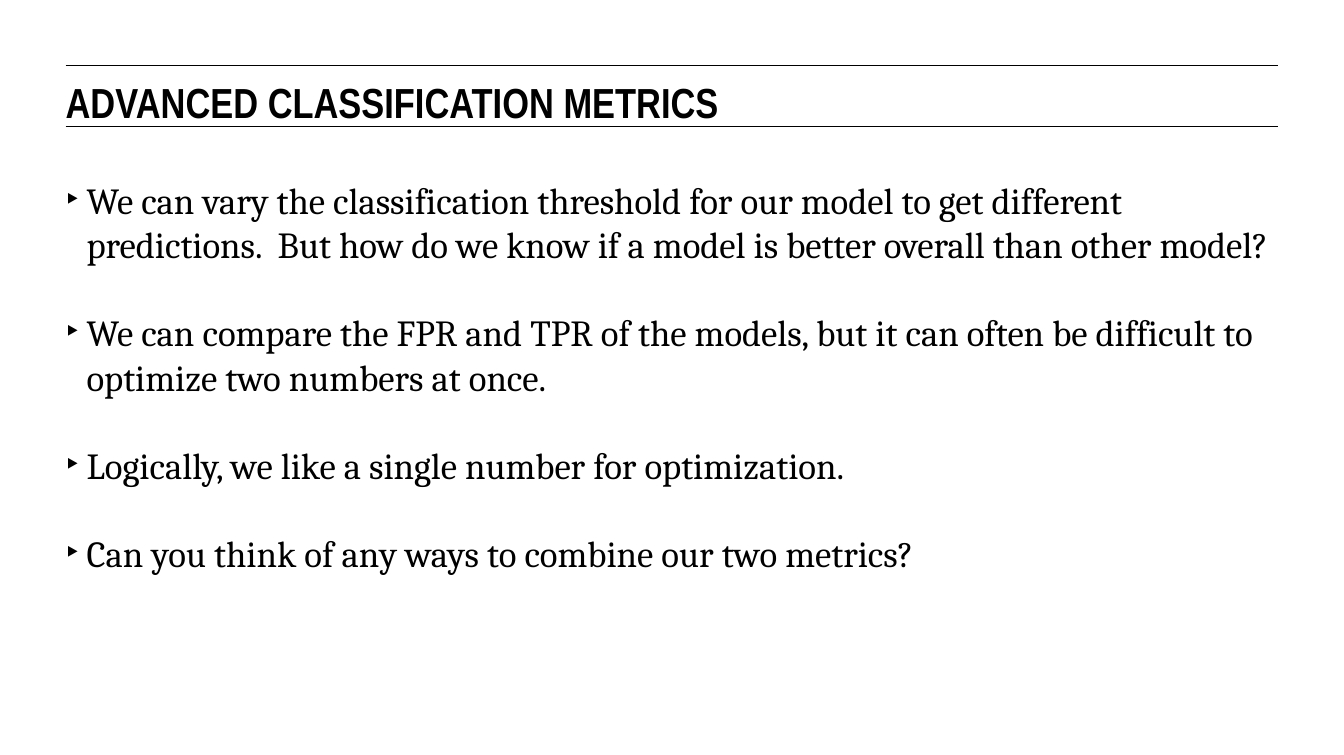
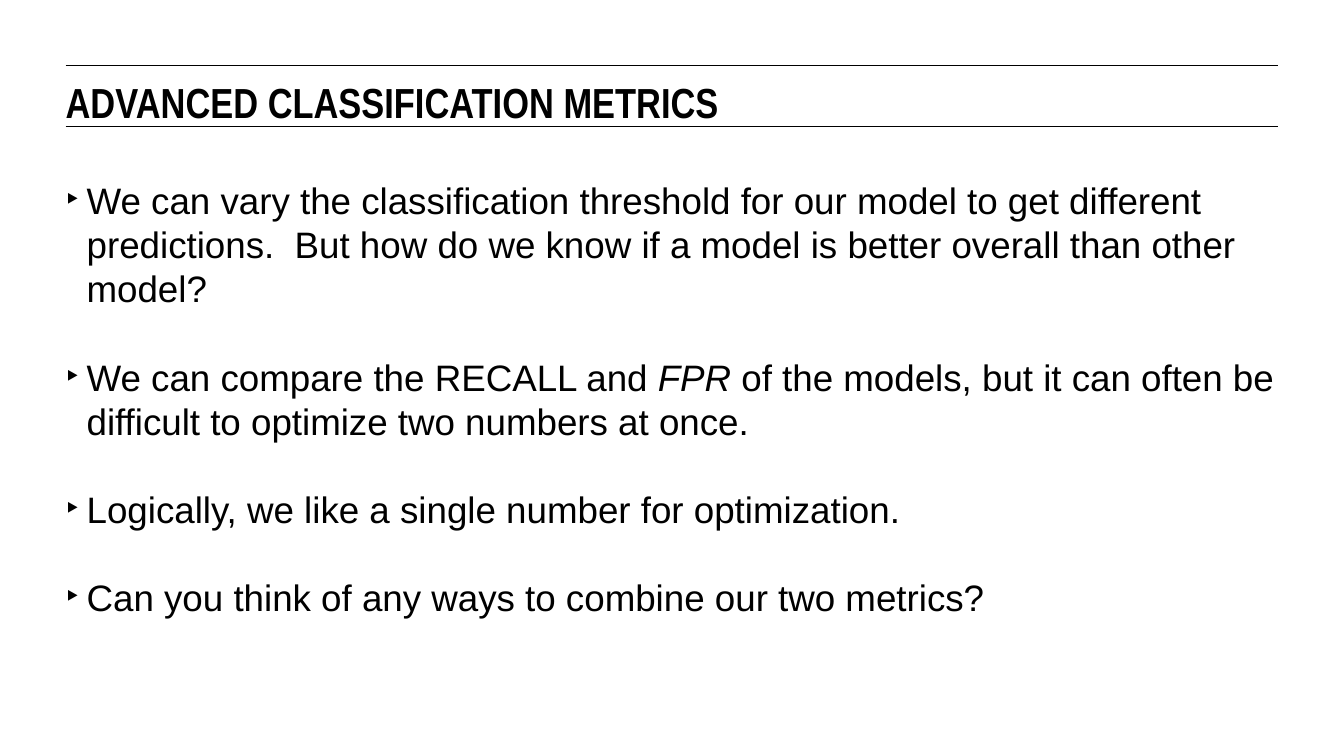
Before and after one commit to matanefron/data-sets, a slide deck: slide 36 of lessons/lesson-9/09-intro-to-logistic-regression.pptx (slide 45 before the commit). Drawn at 1344x755 pixels with LibreOffice and Linux fonts; fonts in the diff are those of the drawing. Boxes give left, top, right and bottom in pixels: in the first picture for what was removed or moved away, otherwise in the second. Text is boxed around its words. In the diff, an @@ line names an element or a change of style, - is before the commit and + after.

```diff
--- a/lessons/lesson-9/09-intro-to-logistic-regression.pptx
+++ b/lessons/lesson-9/09-intro-to-logistic-regression.pptx
@@ text at bbox=[87, 187, 1236, 619]: font Cambria to Arial in "We can vary the classification threshold for ...", "Logically, we like a single number for ...", "Can you think of any ways to ..." @@
@@ text at bbox=[87, 364, 1274, 442]: text changed; font Cambria to Arial @@
-‣ We can compare the FPR and TPR of the models, but it can often be difficult to optimize two numbers at once.
+‣ We can compare the RECALL and FPR of the models, but it can often be difficult to optimize two numbers at once.
```
Also in this commit, not shown: 46 other slides changed, 8 slides added, 21 slides removed, 9 other files.
